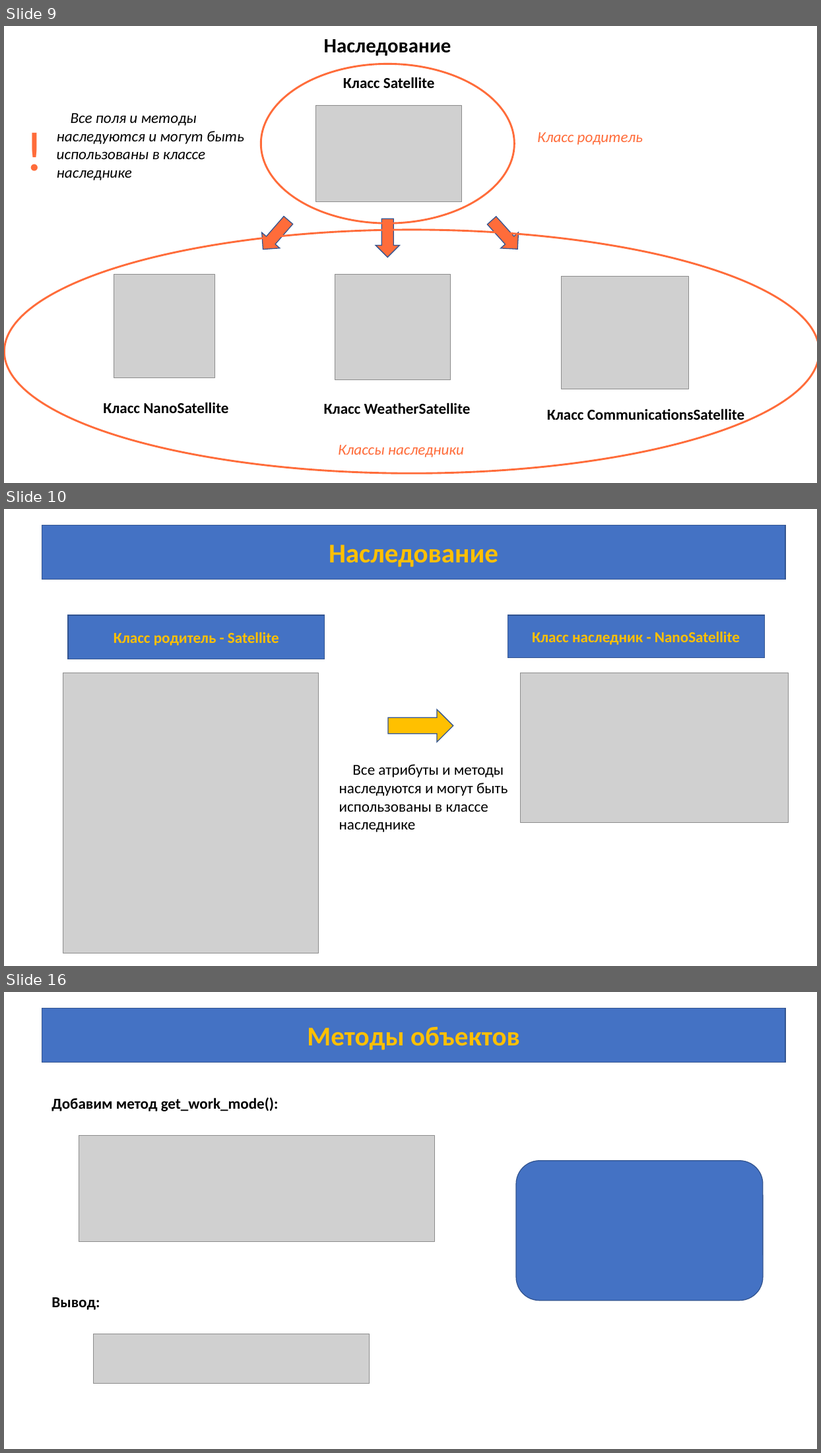
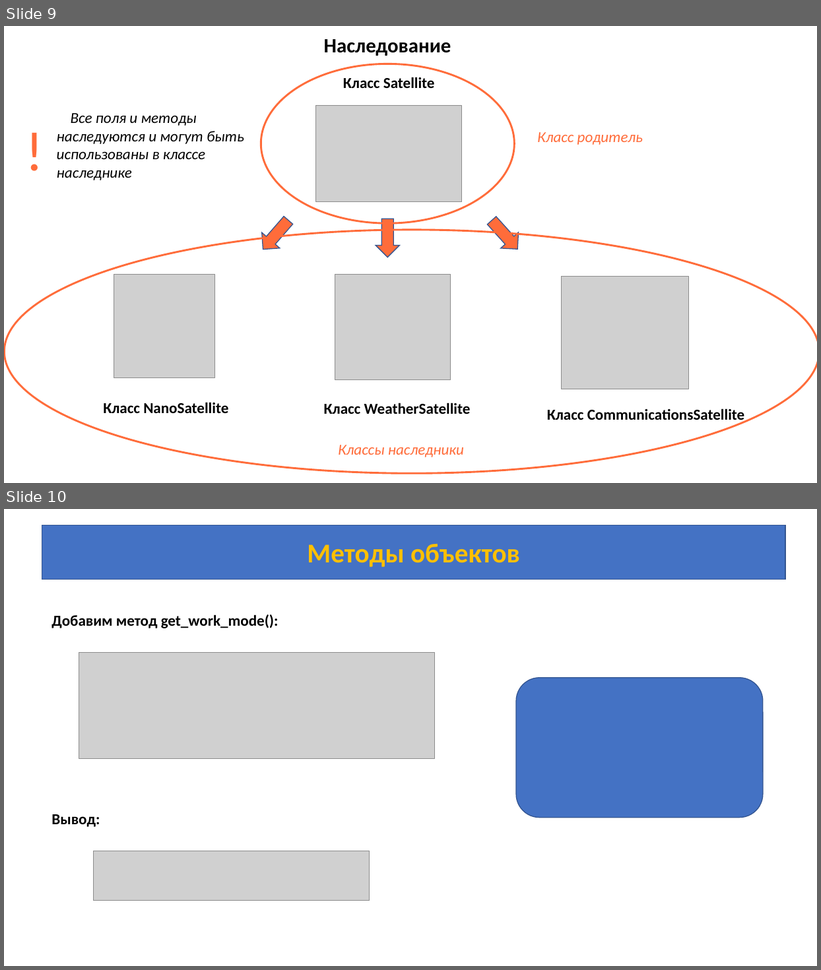
Before and after one commit to azamat7087/python_lessons_ver.2, a slide deck: lesson 7/Lesson_7.pptx. Shown one above the other, each under a label of ours: slides 9, 10 and 16 before the commit, slides 9 and 10 after it; the slides between them are not shown. The pictures are 821x1453 and 821x970 pixels, drawn with LibreOffice and Linux fonts; fonts in the diff are those of the drawing; grey boxes stand for pictures. Boxes give left, top, right and bottom in pixels: in the first picture for what was removed or moved away, otherwise in the second. Text is boxed around its words. In the diff, an @@ line names an element or a change of style, - is before the commit and + after.

```diff
--- a/lesson 7/Lesson_7.pptx
+++ b/lesson 7/Lesson_7.pptx
@@ slide 10 removed at bbox=[4, 509, 817, 966], background #FFFFFF @@
@@ rectangle removed at bbox=[42, 525, 785, 580] @@
-Наследование
@@ rectangle removed at bbox=[68, 615, 325, 659] @@
-Класс родитель - Satellite
@@ rectangle removed at bbox=[508, 615, 765, 657] @@
-Класс наследник - NanoSatellite
@@ picture removed at bbox=[63, 673, 319, 953] @@
@@ picture removed at bbox=[521, 673, 789, 823] @@
@@ right arrow removed at bbox=[388, 710, 453, 742] @@
@@ text removed at bbox=[339, 764, 508, 832] @@
-Все атрибуты и методы наследуются и могут быть использованы в классе наследнике
@@ what was slide 16 is now slide 10 @@
```
Also in this commit, not shown: 5 other slides removed, 14 other files.
